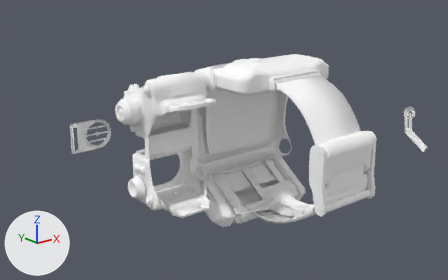
Two versions of the Blender file pip boy 2000.blend, one commit apart.
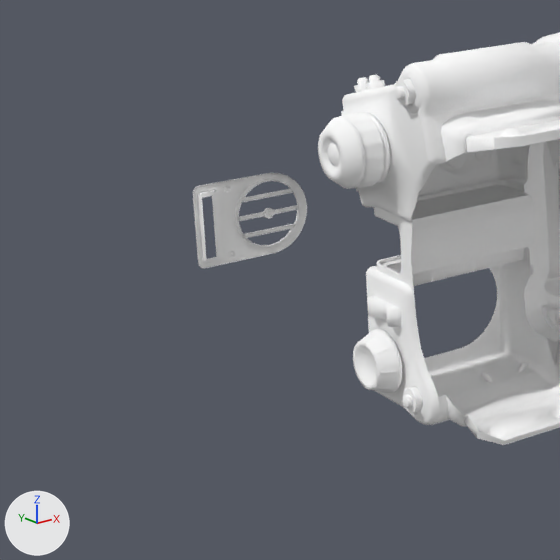
There are two pictures of each version: one whole from a camera (50 mm lens) standing at (-19.3, -27.2, 12.3) and looking at (10.6, 10.2, -2.6), one close up on the part from 0% to 45% of the width and 20% to 93% of the height. The axes (+X, +Y, +Z) are drawn at lower left. The lights are the same throughout.

Objects in the first close-up: '2 Y', 'Pip boy 2000'.
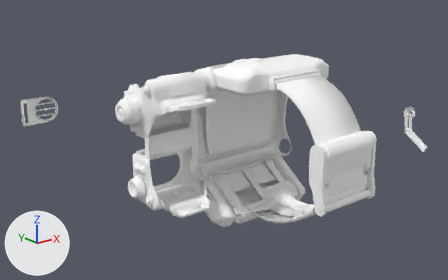
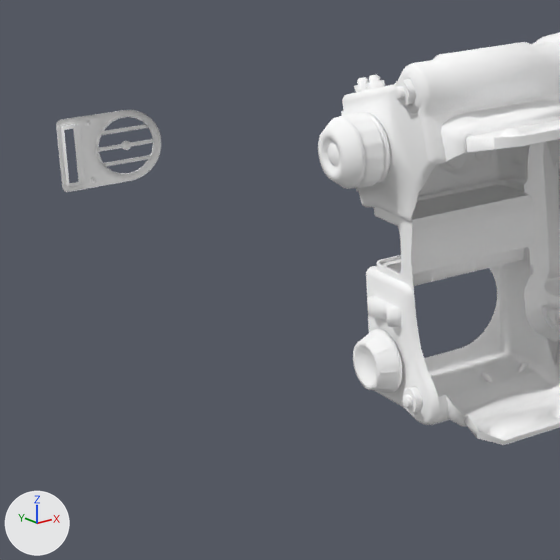
Location of each change, [x1, y1, x2, y2] in pixels of the close-ups (560 x 560 px):
```json
{"object": "2 Y", "change": "moved", "before": [193, 173, 307, 268], "after": [56, 110, 161, 192]}
```

The change, as JSON lines over the scene's bpy script:
```json
{"op": "set", "path": "ob_2_y.location", "old": "(0.0, 9.43, 0.0)", "new": "(0.0, 19.13, 0.0)"}
```
